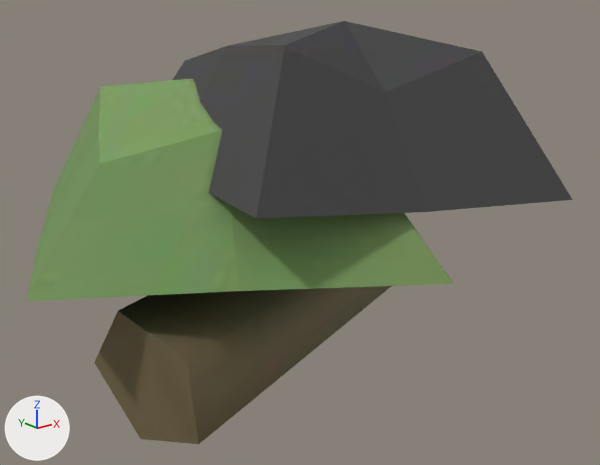
An edit to the glTF model arte/modelos/itens/recursos/biomassa/biomassa.glb, drawn before and after from the same camera.
The view is the same before and after, from a camera (50 mm lens) standing at (-0.199, -0.294, 0.178) and looking at (0.02, -0.021, 0.069). The axes (+X, +Y, +Z) are drawn at lower left. The lights are the same throughout. The older version comes first. Where no turn or scale is listed for an object, it has been applied to the vertices. Vertices at exactly the same position are counted once.

Names of what the first picture shows: 'biomassa_corpo'.
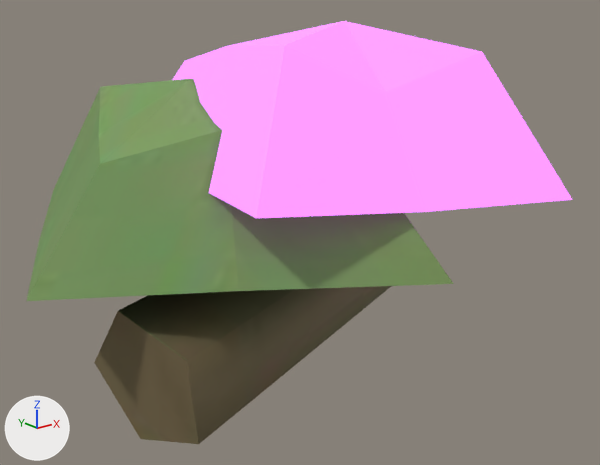
Boxes (x1, y1, x2, y2) around the edits, measured in the pictures (600 x 465 px):
part 1 of me_biomassa_corpo, recoloured (black to purple)
    both: (173, 21, 573, 218)

Edits to the bpy script that builds the scene:
```text
Add mat_p_biomassa_002:
    mat_p_biomassa_002 = principled_material('P_Biomassa.002')
    mat_p_biomassa_002.base_color = (0.55, 0.15, 0.75)  # purple #c46ce1
    mat_p_biomassa_002.roughness = 0.7
    mat_p_biomassa_002.emission_color = (0.733, 0.2, 1.0)  # purple #de7cff
    mat_p_biomassa_002.emission_strength = 1.125
Change me_biomassa_corpo:
    where me_biomassa_corpo.from_pydata(...)  # 46 vertices, 80 faces; spans x -0.104..0.104, y -0.11..0.11, z 0.0..0.16
    used by ob_biomassa_corpo; location = (0.0, 0.0, 0.0)
    me_biomassa_corpo part 1: 32 of the faces centred in x -0.034..0.091, y -0.094..0.04, z 0.086..0.155 switch from mat_biomassa_tex (picture img_biomassa_tex) to mat_p_biomassa_002 (purple #c46ce1, glowing purple #de7cff)
```
